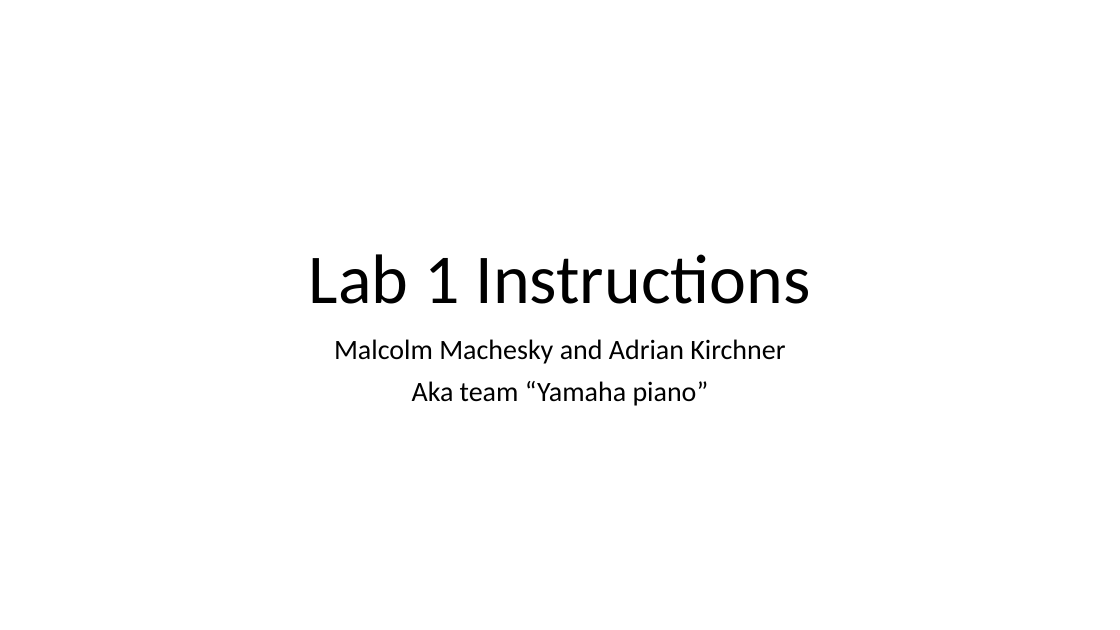
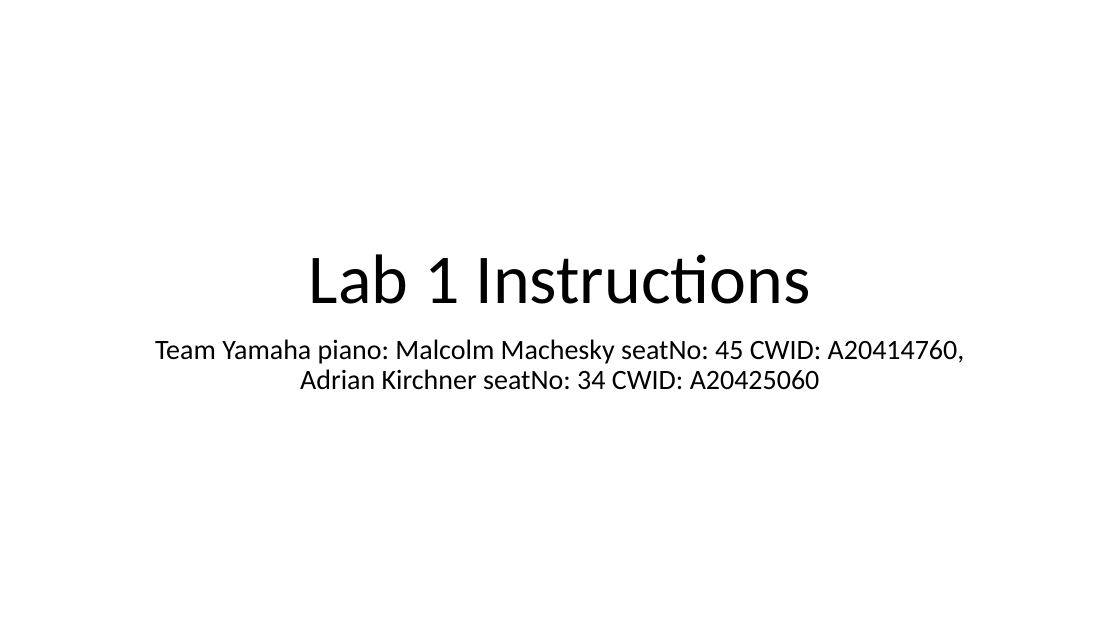
Before and after one commit to malcolm5858/Lab-1-cs-430, a slide deck: slide 1 of Lab1Instructions.pptx. Drawn at 1120x630 pixels with LibreOffice and Linux fonts; fonts in the diff are those of the drawing. Boxes give left, top, right and bottom in pixels: in the first picture for what was removed or moved away, otherwise in the second. Text is boxed around its words. In the diff, an @@ line names an element or a change of style, - is before the commit and + after.

Commit message:
finished adding teamName and other info to files

```diff
--- a/Lab1Instructions.pptx
+++ b/Lab1Instructions.pptx
@@ subtitle at (155,339,965,390): text changed @@
-Malcolm Machesky and Adrian Kirchner
-Aka team “Yamaha piano”
+Team Yamaha piano: Malcolm Machesky seatNo: 45 CWID: A20414760, Adrian Kirchner seatNo: 34 CWID: A20425060
```
Also in this commit, not shown: 4 other files.
